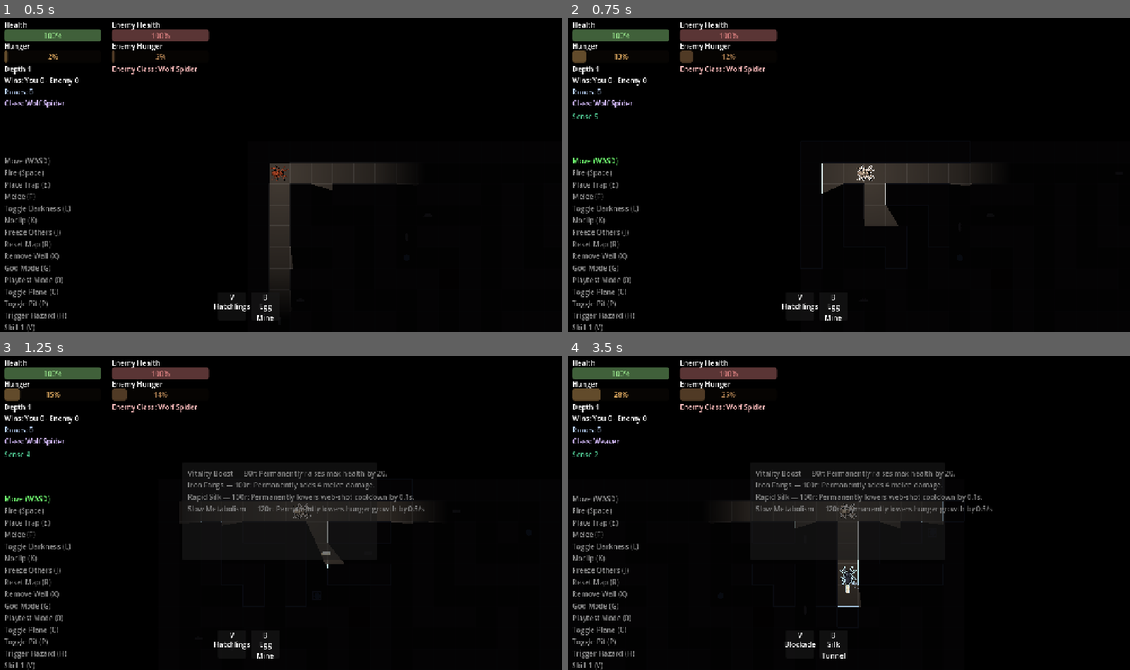
Above: before the commit, frames 1-4 (two rows, left to right).
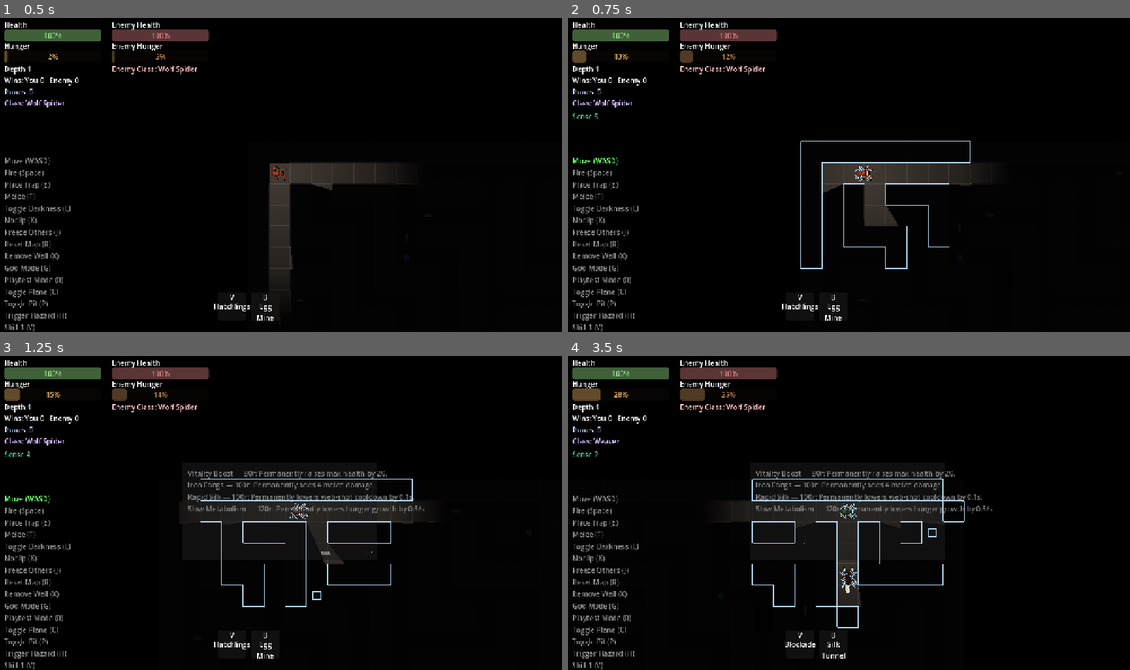
Above: after the commit, the same moments.

Repository: ehix/burrow
Game: Godot game, scene res://world/world.tscn
The game is run twice, just before and just after one commit, with the same random seed, the same clock (stepped at 60 frames per second) and the same inputs.
Inputs (mouse positions are in pixels of both pictures, inside the frame that each line leads up to):
- Up to frame 1 (0.5 s): no input
- Up to frame 2 (0.75 s): tap Enter at 0.5 s; move the mouse to (972, 156) at 0.52 s; hold D (move_right) from 0.53 s (still down); tap N (sense) at 0.6 s; click (972, 156) at 0.67 s
- Up to frame 3 (1.25 s): keep holding D (move_right); tap 5 (toggle_shop) at 0.77 s
- Up to frame 4 (3.5 s): release D (move_right) at 1.25 s; drag from (736, 525) to (871, 509) at 1.27 s; move the mouse to (905, 440) at 2.02 s; hold D (move_right) 2.03-2.75 s; hold Q (cycle_class) 2.03-2.75 s; tap N (sense) at 2.3 s; drag from (820, 575) to (961, 594) at 2.77 s

Frame 1 is identical in both runs. In frame 2, 0.7% of the frame differs, in the area x 41-72%, y 39-80%; in frame 3, 0.8%; in frame 4, 1.0%, in the area x 32-71%, y 39-87%.

Commit message:
Sense: outlines now punch through darkness instead of staying tinted
CanvasModulate darkens the entire default canvas — no per-sprite shader
uniform can opt out of that, so every sensed outline was getting
multiplied down to near-black along with everything else, invisible in
normal (darkness-on) play despite working perfectly in the dev top-down
overview (darkness off). That's the disconnect: the dev view and the
real player view were never showing the same thing.

Fix: a new SenseLayer CanvasLayer (follow_viewport_enabled, so it still
tracks the camera/world positions) sits outside CanvasModulate's scope.
Wall/pit boundary traces and item/earthworm box outlines move there
directly. Spiders/larvae/traps can't move there directly (the real
sprite has to stay in the normal darkened tree for everything else about
it to keep working) — instead each gets a lightweight ghost sprite on
SenseLayer that mirrors its texture and transform every frame, with
body_alpha forced to 0 so only the outline silhouette shows: the real
body stays genuinely hidden in the dark, "sensed" rather than "seen".

Verified visually via a throwaway screenshot capture (headless mode
doesn't render a real framebuffer, so this needed an actual windowed
run) confirming outlines/silhouettes render correctly through total
darkness and track world position correctly under follow_viewport_enabled.

Co-Authored-By: Claude Sonnet 5 <noreply@anthropic.com>

Diff:
--- a/tests/test_level_sense_and_pits.gd
+++ b/tests/test_level_sense_and_pits.gd
@@ -9,55 +9,66 @@
 	return level
 
 
-func test_set_sense_outline_outlines_entities_within_radius() -> void:
+func test_set_sense_outline_ghosts_entities_within_radius() -> void:
 	var level := _make_level()
 	level.player.global_position = Vector2(100, 100)
-	var player_sprite := level.player.get_node("Sprite") as CanvasItem
+	var player_sprite := level.player.get_node("Sprite") as Sprite2D
 
 	level.set_sense_outline(true, 50.0)
 
-	var player_mat := player_sprite.material as ShaderMaterial
-	assert_not_null(player_mat)
-	assert_true(player_mat.get_shader_parameter("outline_enabled"), "the player is always within its own sense radius")
+	var ghost: Sprite2D = level._sense_outlined.get(level.player)
+	assert_not_null(ghost, "the player is always within its own sense radius")
+	assert_eq(ghost.get_parent(), level._sense_layer, "ghosts live on the un-darkened layer, not under the real entity")
+	assert_eq(ghost.texture, player_sprite.texture, "the ghost mirrors the real sprite's texture")
+	var mat := ghost.material as ShaderMaterial
+	assert_not_null(mat)
+	assert_true(mat.get_shader_parameter("outline_enabled"))
+	assert_eq(mat.get_shader_parameter("body_alpha"), 0.0, "only the silhouette shows — the real body stays hidden")
 
 
 func test_set_sense_outline_skips_entities_outside_radius() -> void:
 	var level := _make_level()
 	level.player.global_position = Vector2(0, 0)
 	level.enemy.global_position = Vector2(1000, 1000) # far outside any reasonable radius
-	var enemy_sprite := level.enemy.get_node("Sprite") as CanvasItem
 
 	level.set_sense_outline(true, 50.0)
 
-	var mat := enemy_sprite.material as ShaderMaterial
-	assert_true(mat == null or not mat.get_shader_parameter("outline_enabled"),
-		"an entity far outside the radius never gets outlined")
+	assert_false(level._sense_outlined.has(level.enemy), "an entity far outside the radius never gets a ghost")
 
 
 func test_set_sense_outline_updates_as_the_player_moves_closer() -> void:
 	var level := _make_level()
 	level.player.global_position = Vector2(0, 0)
 	level.enemy.global_position = Vector2(1000, 1000)
-	var enemy_sprite := level.enemy.get_node("Sprite") as CanvasItem
 	level.set_sense_outline(true, 50.0)
 
 	level.player.global_position = Vector2(990, 990) # now within radius of the enemy
 	level._process(0.016)
 
-	var mat := enemy_sprite.material as ShaderMaterial
-	assert_true(mat.get_shader_parameter("outline_enabled"), "entering radius turns the outline on")
+	assert_true(level._sense_outlined.has(level.enemy), "entering radius spawns a ghost")
+
+
+func test_set_sense_outline_ghost_tracks_the_real_entitys_movement() -> void:
+	var level := _make_level()
+	level.player.global_position = Vector2(0, 0)
+	level.set_sense_outline(true, 500.0)
+	var ghost: Sprite2D = level._sense_outlined[level.player]
+
+	level.player.global_position = Vector2(200, 150)
+	level._process(0.016)
+
+	assert_eq(ghost.global_position, level.player.get_node("Sprite").global_position)
 
 
 func test_set_sense_outline_false_clears_everything() -> void:
 	var level := _make_level()
 	level.player.global_position = Vector2(0, 0)
-	var player_sprite := level.player.get_node("Sprite") as CanvasItem
 	level.set_sense_outline(true, 500.0)
-	assert_true((player_sprite.material as ShaderMaterial).get_shader_parameter("outline_enabled"))
+	assert_true(level._sense_outlined.has(level.player))
 
 	level.set_sense_outline(false)
 
-	assert_false((player_sprite.material as ShaderMaterial).get_shader_parameter("outline_enabled"))
+	assert_true(level._sense_outlined.is_empty())
 
 
 func test_set_sense_outline_traces_wall_boundary_within_radius() -> void:
@@ -96,6 +107,8 @@
 	level.set_sense_outline(true, 50.0)
 
 	assert_true(level._sense_point_highlights.has(pickup))
+	var outline: Node2D = level._sense_point_highlights[pickup]
+	assert_eq(outline.get_parent(), level._sense_layer, "outlines live on the un-darkened layer, not under the entity")
 
 	level.set_sense_outline(false)
 	assert_false(level._sense_point_highlights.has(pickup))
@@ -117,13 +130,21 @@
 	var trap: WebTrap = preload("res://entities/web/web_trap.tscn").instantiate()
 	level.add_child(trap)
 	trap.global_position = level.player.global_position
-	var trap_visual := trap.get_node("Visual") as CanvasItem
 
 	level.set_sense_outline(true, 50.0)
 
-	var mat := trap_visual.material as ShaderMaterial
+	var ghost: Sprite2D = level._sense_outlined.get(trap)
+	assert_not_null(ghost, "WebTrap's sprite is named Visual, not Sprite — must still be found")
+	var mat := ghost.material as ShaderMaterial
 	assert_not_null(mat)
 	assert_true(mat.get_shader_parameter("outline_enabled"))
+
+
+func test_sense_layer_is_not_affected_by_canvas_modulate() -> void:
+	var level := _make_level()
+	assert_true(level._sense_layer is CanvasLayer)
+	assert_true(level._sense_layer.follow_viewport_enabled,
+		"must track the camera/world position, not sit fixed on screen like a HUD")
 
 
 func test_build_seeds_natural_pits_away_from_both_spawns() -> void:
--- a/world/level.gd
+++ b/world/level.gd
@@ -89,11 +89,35 @@
 	func _draw() -> void:
 		draw_rect(Rect2(-half_size, half_size * 2.0), line_color, false, 2.0)
 
+
+## Sense's silhouette for a sprite-bearing entity (spider/larva/trap): the
+## real entity's own sprite stays wherever CanvasModulate's darkness put it
+## — no per-sprite shader can opt out of a canvas-wide tint. This ghost
+## mirrors the real sprite's texture and transform on the un-darkened
+## SenseLayer instead, with body_alpha forced to 0 so only the outline
+## silhouette shows — "sensed", not "seen"; the real body stays hidden.
+class SenseGhost:
+	extends Sprite2D
+
+	func sync_to(real_sprite: Sprite2D) -> void:
+		texture = real_sprite.texture
+		global_position = real_sprite.global_position
+		global_rotation = real_sprite.global_rotation
+		scale = real_sprite.scale
+		flip_h = real_sprite.flip_h
+		flip_v = real_sprite.flip_v
+
 @onready var _canvas_modulate: CanvasModulate = $CanvasModulate
 @onready var _walls: StaticBody2D = $Walls
 @onready var _occluders: Node2D = $Occluders
 @onready var _renderer: MazeRenderer = $Renderer
 @onready var _entities: Node2D = $Entities
+## Sense's overlays live here, not under Level directly: CanvasModulate
+## darkens the whole default canvas and no per-CanvasItem shader can opt
+## out of that — only a separate CanvasLayer can. `follow_viewport_enabled`
+## keeps it tracking the camera/world positions like normal gameplay
+## content, while staying outside CanvasModulate's tint.
+@onready var _sense_layer: CanvasLayer = $SenseLayer
 
 var maze: MazeData
 ## The inverted floor plane above `maze` — see CeilingData. Built alongside
@@ -219,11 +243,9 @@
 	if active:
 		_update_sense_outlines()
 		return
-	for node in _sense_outlined.keys():
-		if is_instance_valid(node):
-			var sprite := _sense_sprite_of(node)
-			if sprite != null:
-				OutlineFx.set_outline(sprite, false, SENSE_OUTLINE_COLOR)
+	for ghost in _sense_outlined.values():
+		if ghost != null and is_instance_valid(ghost):
+			ghost.queue_free()
 	_sense_outlined.clear()
 	for highlight in _sense_point_highlights.values():
 		if highlight != null and is_instance_valid(highlight):
@@ -244,9 +266,11 @@
 
 
 ## Spiders (incl. the player itself), larvae, and web traps all carry a real
-## `Sprite`/`Visual` texture, so they use the actual outline shader —
-## toggled only on entry/exit (via the _sense_outlined "currently on" set)
-## since OutlineFx.set_outline() is refcounted and needs matched calls.
+## `Sprite`/`Visual` texture — a SenseGhost mirrors it on the un-darkened
+## _sense_layer with body_alpha at 0, so only the silhouette outline shows.
+## The ghost is spawned once on entry and re-synced to the real sprite's
+## current transform every frame while it stays in range (the real entity
+## keeps moving), then freed on exit.
 func _update_sense_sprite_outlines() -> void:
 	var still_in_range: Dictionary = {}
 	for group in ["spiders", "larvae", "traps"]:
@@ -256,18 +280,23 @@
 				continue
 			if n2d.global_position.distance_to(player.global_position) > _sense_radius:
 				continue
+			var sprite := _sense_sprite_of(n2d) as Sprite2D
+			if sprite == null:
+				continue
 			still_in_range[n2d] = true
-			if not _sense_outlined.has(n2d):
-				var sprite := _sense_sprite_of(n2d)
-				if sprite != null:
-					OutlineFx.set_outline(sprite, true, SENSE_OUTLINE_COLOR)
-					_sense_outlined[n2d] = true
+			var ghost: SenseGhost = _sense_outlined.get(n2d)
+			if ghost == null:
+				ghost = SenseGhost.new()
+				OutlineFx.set_outline(ghost, true, SENSE_OUTLINE_COLOR)
+				OutlineFx.set_body_alpha(ghost, 0.0)
+				_sense_layer.add_child(ghost)
+				_sense_outlined[n2d] = ghost
+			ghost.sync_to(sprite)
 	for node in _sense_outlined.keys().duplicate():
 		if not still_in_range.has(node):
-			if is_instance_valid(node):
-				var sprite := _sense_sprite_of(node)
-				if sprite != null:
-					OutlineFx.set_outline(sprite, false, SENSE_OUTLINE_COLOR)
+			var ghost = _sense_outlined[node]
+			if ghost != null and is_instance_valid(ghost):
+				ghost.queue_free()
 			_sense_outlined.erase(node)
 
 
@@ -289,8 +318,9 @@
 
 ## World items and earthworms are placeholder `_draw()`-only visuals (no
 ## sprite/texture for the shader technique) — they get a hand-drawn box
-## outline instead, parented directly to the entity so it tracks position
-## for free. Toggled on entry/exit like the sprite-based outlines above.
+## outline instead, parented under the un-darkened _sense_layer (not the
+## entity itself, which lives in the normal, darkened tree) and re-synced
+## to the entity's position every frame while it stays in range.
 func _update_sense_point_highlights() -> void:
 	var still_in_range: Dictionary = {}
 	for group in SENSE_POINT_HALF_SIZE.keys():
@@ -302,12 +332,14 @@
 			if n2d.global_position.distance_to(player.global_position) > _sense_radius:
 				continue
 			still_in_range[n2d] = true
-			if not _sense_point_highlights.has(n2d):
-				var outline := SensePointOutline.new()
+			var outline: SensePointOutline = _sense_point_highlights.get(n2d)
+			if outline == null:
+				outline = SensePointOutline.new()
 				outline.half_size = half_size
 				outline.line_color = SENSE_OUTLINE_COLOR
-				n2d.add_child(outline)
+				_sense_layer.add_child(outline)
 				_sense_point_highlights[n2d] = outline
+			outline.global_position = n2d.global_position
 	for node in _sense_point_highlights.keys().duplicate():
 		if not still_in_range.has(node):
 			var outline = _sense_point_highlights[node]
@@ -318,13 +350,14 @@
 
 ## Walls and pits have no per-tile sprite — recomputes which tiles are
 ## currently within radius and hands the sets to the single shared
-## SenseStructureOutline drawer, which traces just their boundary.
+## SenseStructureOutline drawer (parented under the un-darkened
+## _sense_layer), which traces just their boundary.
 func _update_sense_structure_outline() -> void:
 	if _sense_structure_outline == null or not is_instance_valid(_sense_structure_outline):
 		var outline := SenseStructureOutline.new()
 		outline.tile_size = TILE_SIZE
 		outline.line_color = SENSE_OUTLINE_COLOR
-		add_child(outline)
+		_sense_layer.add_child(outline)
 		_sense_structure_outline = outline
 	var walls: Dictionary = {}
 	for tile in _wall_nodes.keys():
--- a/world/level.tscn
+++ b/world/level.tscn
@@ -19,3 +19,7 @@
 [node name="Occluders" type="Node2D" parent="."]
 
 [node name="Entities" type="Node2D" parent="."]
+
+[node name="SenseLayer" type="CanvasLayer" parent="."]
+follow_viewport_enabled = true
+layer = 1
